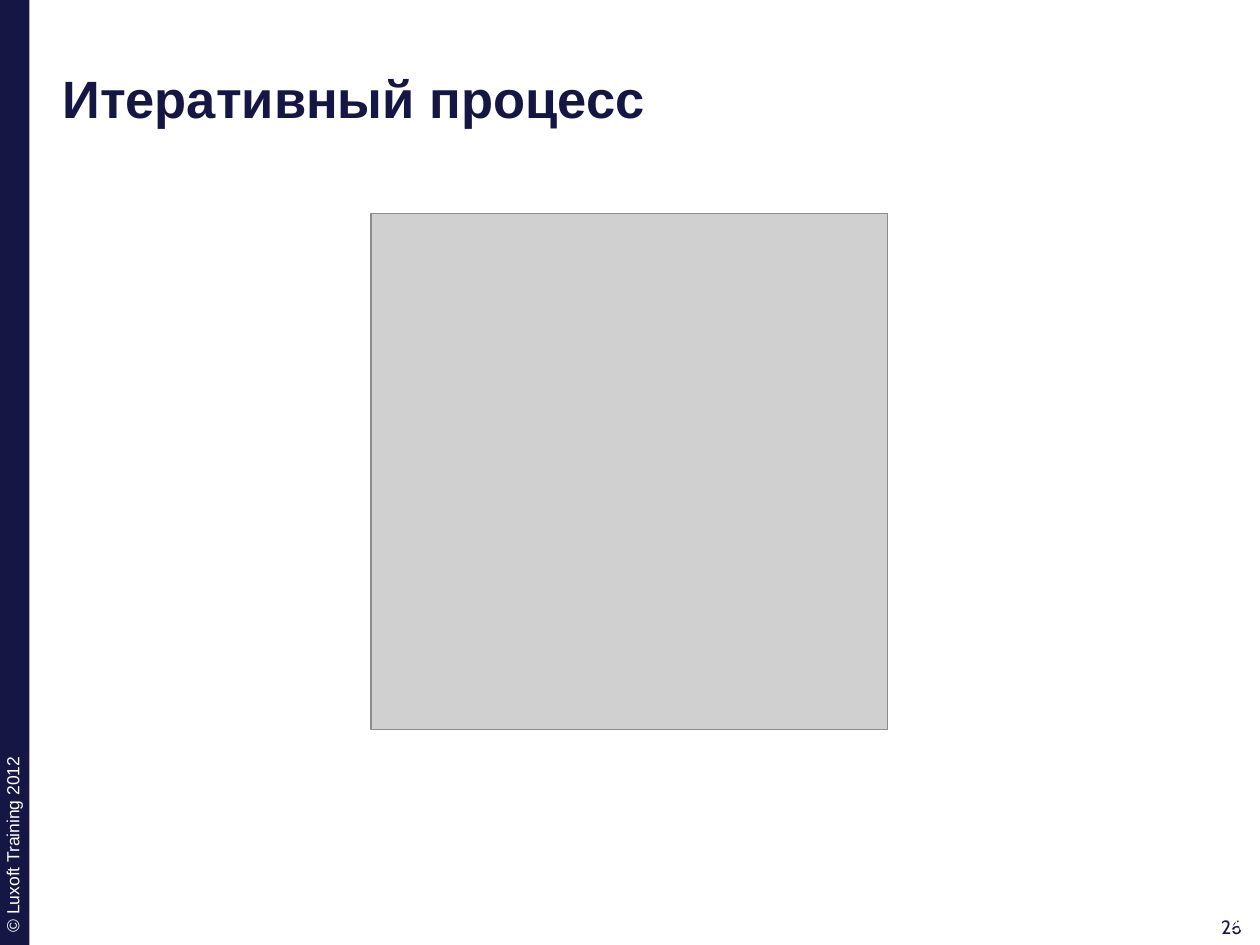
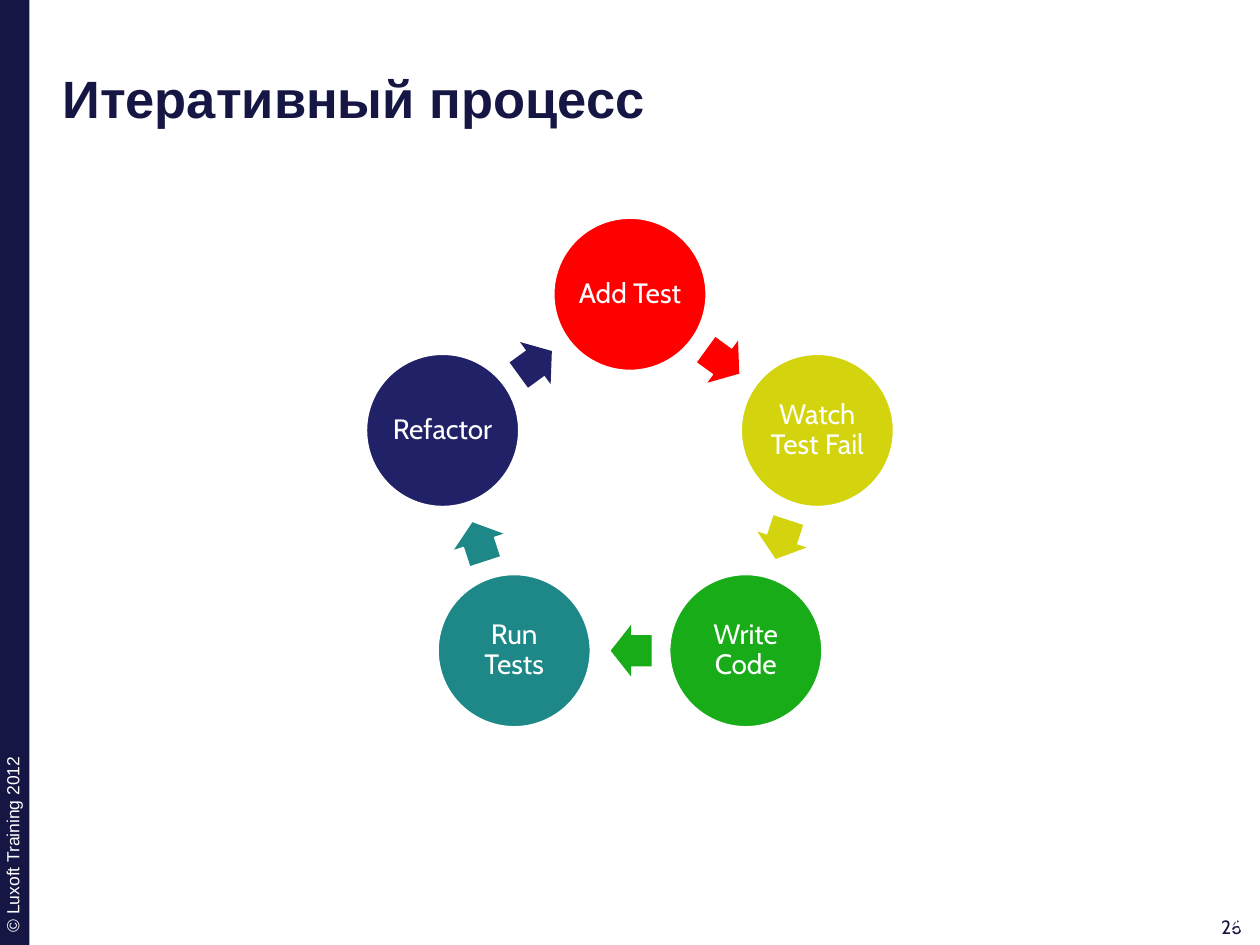
Before and after one commit to ivan-dyachenko/Trainings, a slide deck: slide 26 of Test Driven Development/materials/pptx/0. TDD-Why.pptx. Drawn at 1260x945 pixels with LibreOffice and Linux fonts; fonts in the diff are those of the drawing; grey boxes stand for pictures; background and template pictures are left out. Boxes give left, top, right and bottom in pixels: in the first picture for what was removed or moved away, otherwise in the second. Text is boxed around its words. In the diff, an @@ line names an element or a change of style, - is before the commit and + after.

```diff
--- a/Test Driven Development/materials/pptx/0. TDD-Why.pptx
+++ b/Test Driven Development/materials/pptx/0. TDD-Why.pptx
@@ picture removed at [370,213,887,730] @@
@@ group added at [365,217,893,727]: 5 ellipses, 5 texts, 5 right arrows @@
+Add Test
+Watch Test Fail
+Write Code
+Run Tests
+Refactor
```
Also in this commit, not shown: 18 other slides changed, 1 slide added, 1 slide removed, 13 other files.
